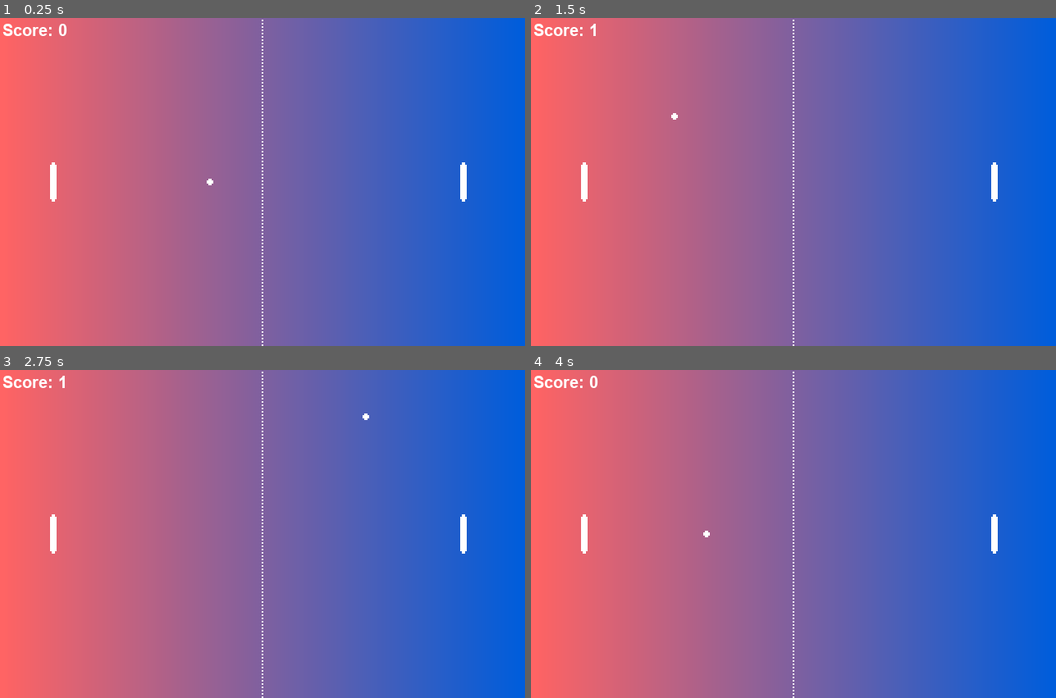
Above: before the commit, frames 1-4 (two rows, left to right).
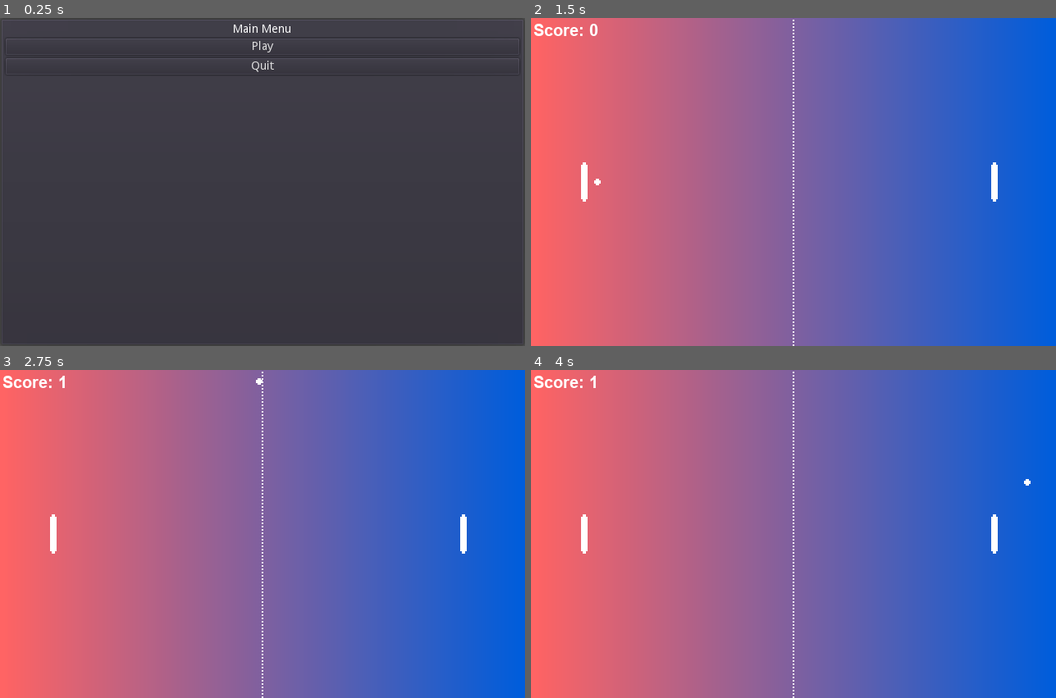
Above: after the commit, the same moments.

Repository: PhoenixFlame101/pong-with-godot
Game: Godot game, scene res://ui/MainScreen.tscn
Two runs of this game, one before a commit and one after it. Both use one fixed random seed, a clock stepped at 60 frames per second and the inputs below. Before the commit the project starts from res://pong.tscn.
Inputs (mouse positions are in pixels of both pictures, inside the frame that each line leads up to):
- Up to frame 1 (0.25 s): no input
- Up to frame 2 (1.5 s): click (793, 47) at 0.5 s, where only the run after the commit has a clickable "Play"; tap Enter (ui_accept) at 1.25 s
- Up to frame 3 (2.75 s): tap Enter (ui_accept) at 1.52, 2, 2.27 s
- Up to frame 4 (4 s): tap Enter (ui_accept) at 3.77 s

The runs differ from the first frame. In frame 1, 100% of the frame differs, in the area x 0-100%, y 0-100%; in frame 2, less than 0.1%; in frame 3, less than 0.1%; in frame 4, less than 0.1%.

Commit message:
Solved #2 - Added Main Menu

Diff:
--- /dev/null
+++ b/MainScreen.gd
@@ -0,0 +1,10 @@
+extends CanvasLayer
+
+
+
+func _on_Play_pressed():
+	get_tree().change_scene("res://pong.tscn");
+
+
+func _on_Quit_pressed():
+	get_tree().quit();
--- a/project.godot
+++ b/project.godot
@@ -13,7 +13,7 @@
 config/name="Pong With Godot"
 config/description="A simple Pong game. This demo shows best practices
 for game development in Godot, including signals."
-run/main_scene="pong.tscn"
+run/main_scene="res://ui/MainScreen.tscn"
 
 [autoload]
 
--- /dev/null
+++ b/ui/MainScreen.gd
@@ -0,0 +1,9 @@
+extends Button
+
+
+func _on_Play_pressed():
+	get_tree().change_scene("res://pong.tscn");
+
+
+func _on_Quit_pressed():
+	get_tree().quit();
--- /dev/null
+++ b/ui/MainScreen.tscn
@@ -0,0 +1,41 @@
+[gd_scene load_steps=2 format=2]
+
+[ext_resource path="res://MainScreen.gd" type="Script" id=1]
+
+[node name="MainScreen" type="CanvasLayer"]
+script = ExtResource( 1 )
+
+[node name="PanelContainer" type="PanelContainer" parent="."]
+anchor_right = 1.0
+anchor_bottom = 1.0
+
+[node name="MarginContainer" type="MarginContainer" parent="PanelContainer"]
+margin_left = 7.0
+margin_top = 7.0
+margin_right = 633.0
+margin_bottom = 393.0
+
+[node name="ROws" type="VBoxContainer" parent="PanelContainer/MarginContainer"]
+margin_right = 626.0
+margin_bottom = 386.0
+
+[node name="Label" type="Label" parent="PanelContainer/MarginContainer/ROws"]
+margin_right = 626.0
+margin_bottom = 14.0
+text = "Main Menu"
+align = 1
+
+[node name="Play" type="Button" parent="PanelContainer/MarginContainer/ROws"]
+margin_top = 18.0
+margin_right = 626.0
+margin_bottom = 38.0
+text = "Play"
+
+[node name="Quit" type="Button" parent="PanelContainer/MarginContainer/ROws"]
+margin_top = 42.0
+margin_right = 626.0
+margin_bottom = 62.0
+text = "Quit"
+
+[connection signal="pressed" from="PanelContainer/MarginContainer/ROws/Play" to="." method="_on_Play_pressed"]
+[connection signal="pressed" from="PanelContainer/MarginContainer/ROws/Quit" to="." method="_on_Quit_pressed"]
